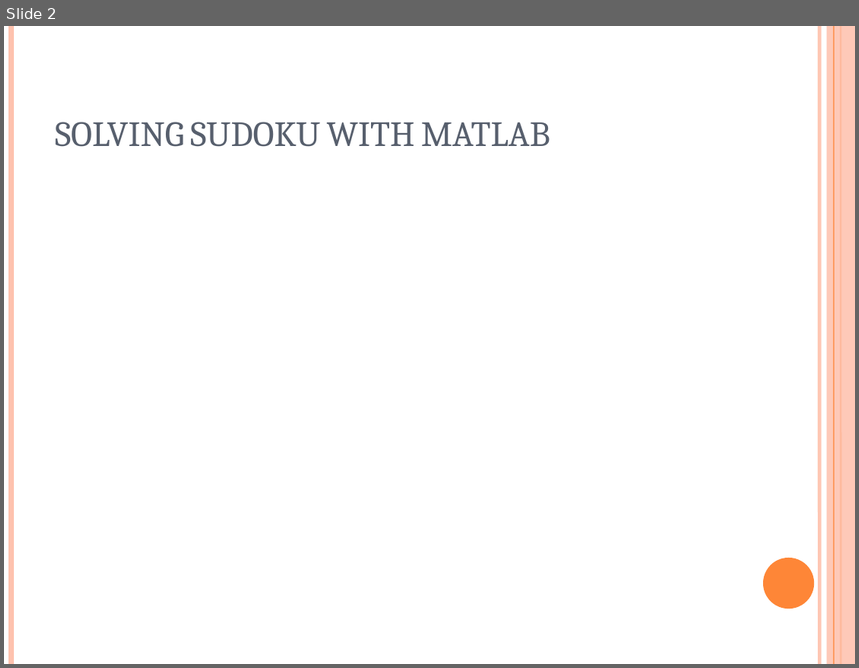
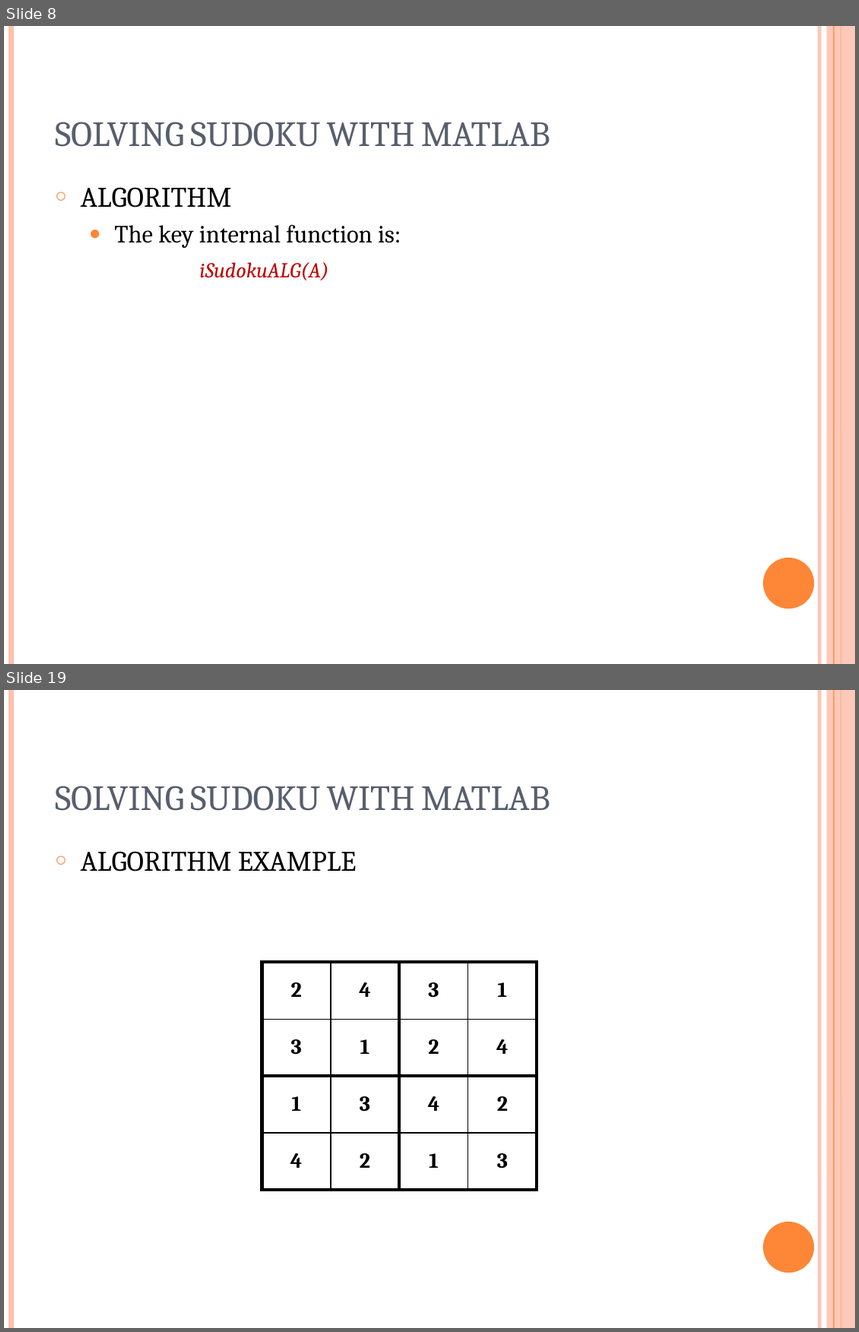
Before and after one commit to VivekVeeri/i-sudoku-matlab, a slide deck: doc/SOLVING SUDOKU WITH MATLAB.pptx. Shown one above the other, each under a label of ours: slide 2 before the commit, slides 8 and 19 after it; the slides between them are not shown. The pictures are 859x668 and 859x1332 pixels, drawn with LibreOffice and Linux fonts; fonts in the diff are those of the drawing. Boxes give left, top, right and bottom in pixels: in the first picture for what was removed or moved away, otherwise in the second. Text is boxed around its words. In the diff, an @@ line names an element or a change of style, - is before the commit and + after.

```diff
--- a/doc/SOLVING SUDOKU WITH MATLAB.pptx
+++ b/doc/SOLVING SUDOKU WITH MATLAB.pptx
@@ slide 19 added at (4,690,855,1328), background #FFFFFF; not listed: 6 template elements that a slide beside it also shows @@
@@ title added at (55,786,550,811), 30 pt, text #575F6D, small capitals @@
+SOLVING SUDOKU WITH MATLAB
@@ text added at (81,851,357,872), 24 pt, text #000000 @@
+○ ALGORITHM EXAMPLE
@@ table added at (262,962,538,1191), 4 rows, 4 columns @@
+2 | 4 | 3 | 1
+3 | 1 | 2 | 4
+1 | 3 | 4 | 2
+4 | 2 | 1 | 3
@@ what was slide 2 is now slide 8 @@
@@ slide 8 changed as well @@
@@ text added at (81,187,401,281), 21 pt, text #000000 @@
+○ ALGORITHM
+  ● The key internal function is:
+  iSudokuALG(A)
```
Also in this commit, not shown: 1 other slide changed, 18 other slides added, 1 other file.
